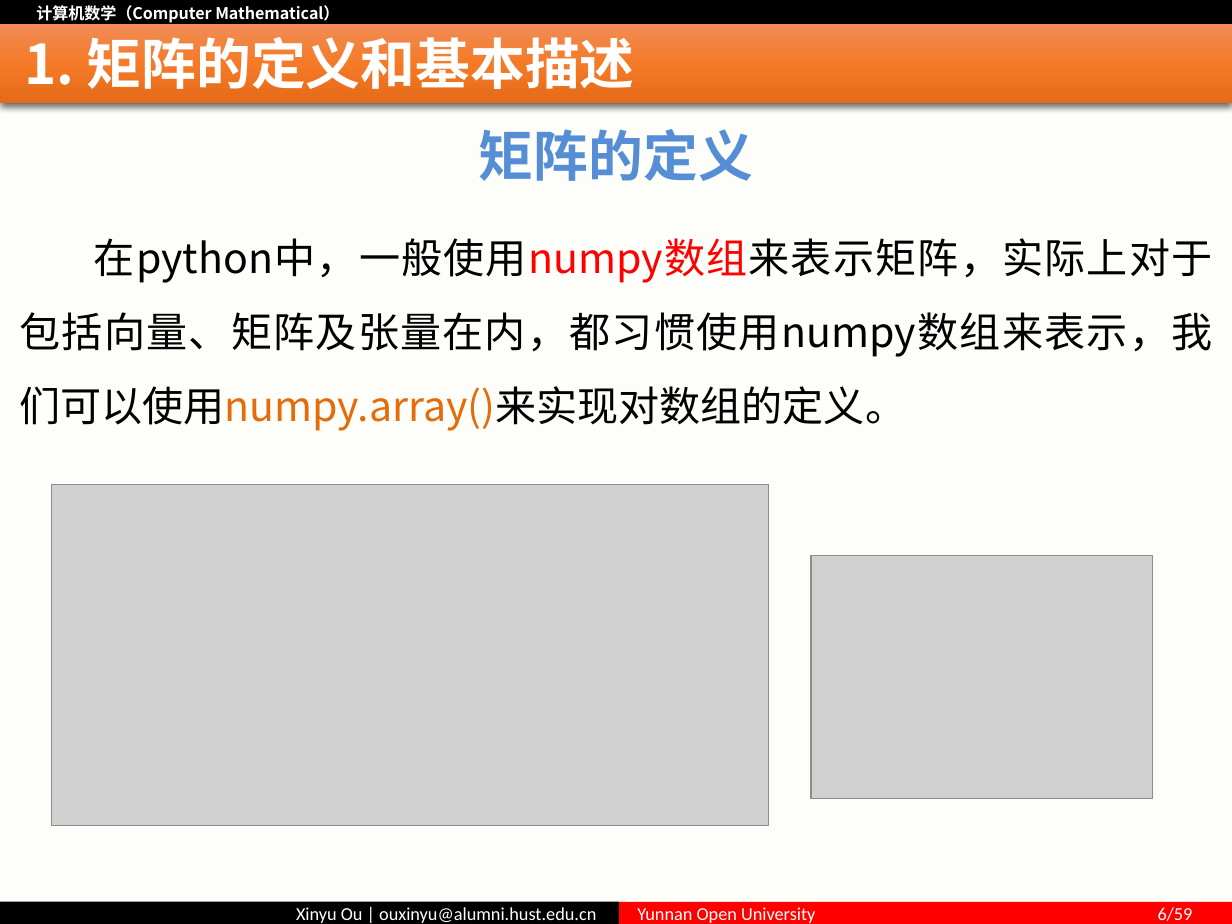
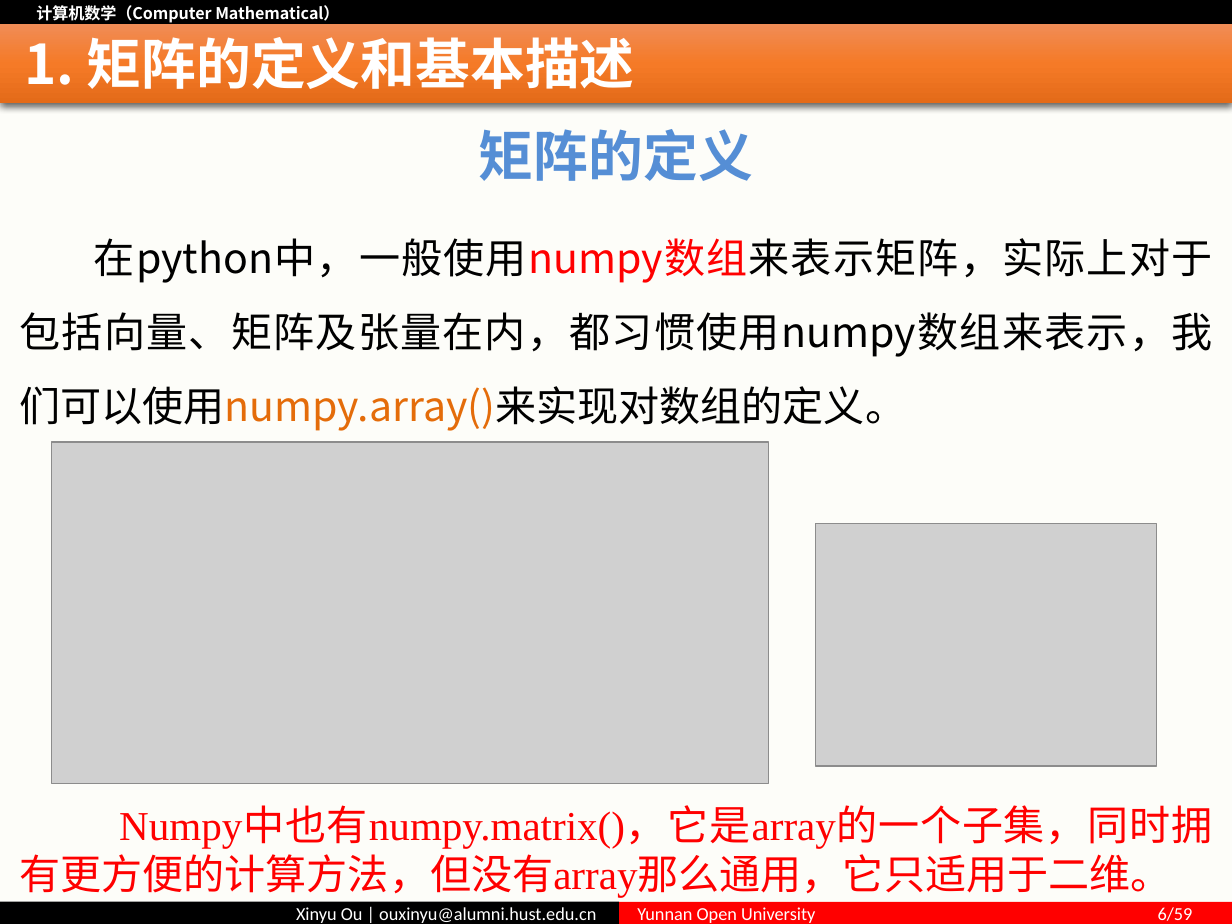
Before and after one commit to ouxinyu/Teaching, a slide deck: slide 6 of ComputerMath/PPT/第04讲 矩阵.pptx. Drawn at 1232x924 pixels with LibreOffice and Linux fonts; fonts in the diff are those of the drawing; grey boxes stand for pictures. Boxes give left, top, right and bottom in pixels: in the first picture for what was removed or moved away, otherwise in the second. Text is boxed around its words. In the diff, an @@ line names an element or a change of style, - is before the commit and + after.

Commit message:
调整矩阵这一章的课件内容

```diff
--- a/ComputerMath/PPT/第04讲 矩阵.pptx
+++ b/ComputerMath/PPT/第04讲 矩阵.pptx
@@ picture: place and size @@
-picture at <box>52,484,769,825</box>
+picture at <box>52,442,769,784</box>
@@ picture: place and size @@
-picture at <box>811,556,1152,798</box>
+picture at <box>816,524,1157,766</box>
@@ text at <box>19,807,1212,898</box>: paragraph added @@
+Numpy中也有numpy.matrix()，它是array的一个子集，同时拥有更方便的计算方法，但没有array那么通用，它只适用于二维。
```
Also in this commit, not shown: 5 other slides changed, 5 other files.
